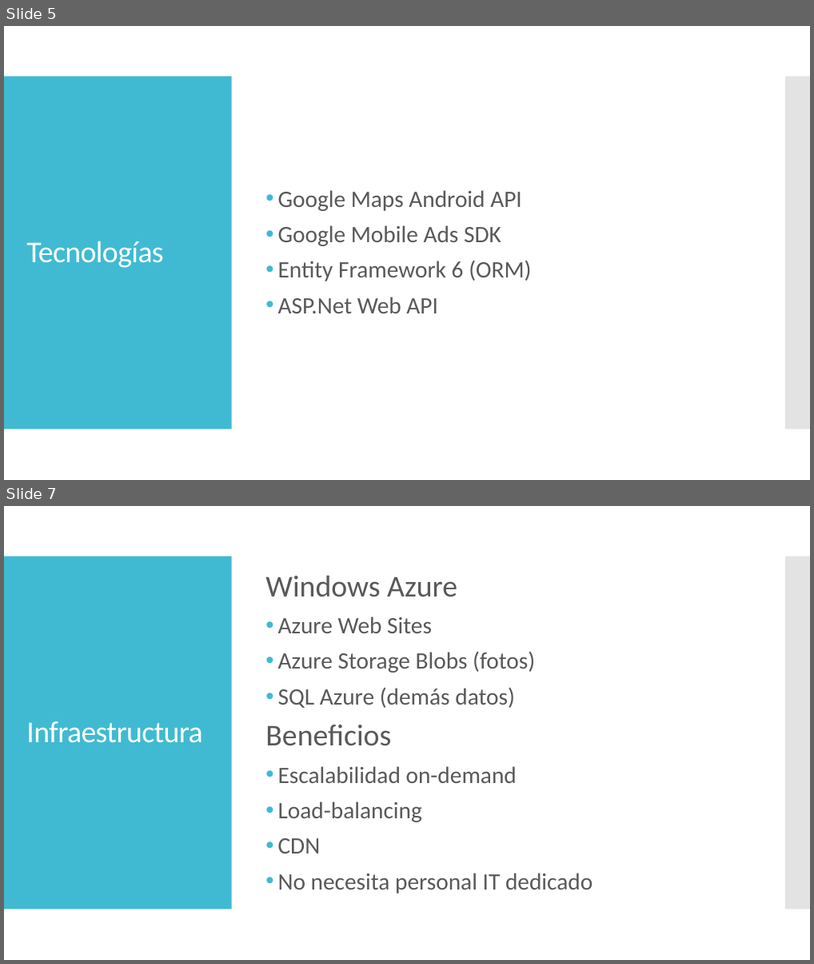
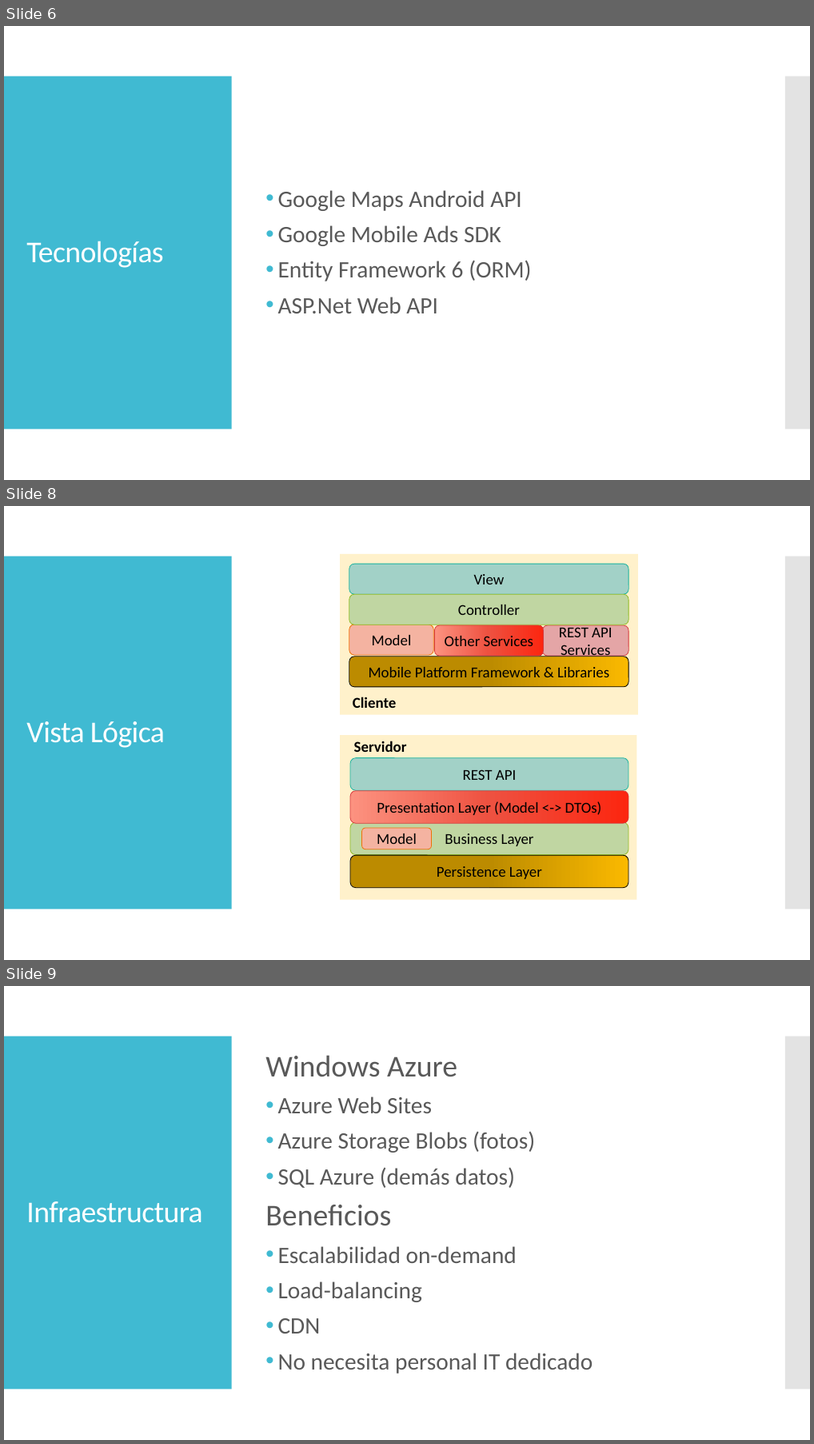
Before and after one commit to dschenkelman/taller-proyectos, a slide deck: Assets/PresentacionTecnica.pptx. Shown one above the other, each under a label of ours: slides 5 and 7 before the commit, slides 6, 8 and 9 after it; the slides between them are not shown. The pictures are 814x964 and 814x1444 pixels, drawn with LibreOffice and Linux fonts; fonts in the diff are those of the drawing. Boxes give left, top, right and bottom in pixels: in the first picture for what was removed or moved away, otherwise in the second. Text is boxed around its words. In the diff, an @@ line names an element or a change of style, - is before the commit and + after.

```diff
--- a/Assets/PresentacionTecnica.pptx
+++ b/Assets/PresentacionTecnica.pptx
@@ slide 8 added at <box>4,506,810,960</box>, background #FFFFFF; not listed: 2 template elements that a slide beside it also shows @@
@@ group added at <box>340,554,638,714</box>: 6 rounded rectangles, 1 rectangle, 1 text @@
+REST API Services
+Model
+View
+Controller
+Mobile Platform Framework & Libraries
+Other Services
+Cliente
@@ title added at <box>26,721,165,748</box>, 36 pt, text #FFFFFF @@
+Vista Lógica
@@ group added at <box>340,735,638,900</box>: 5 rounded rectangles, 1 rectangle, 1 text @@
+REST API
+Business Layer
+Persistence Layer
+Presentation Layer (Model <-> DTOs)
+Servidor
+Model
@@ what was slide 5 is now slide 6 @@
@@ what was slide 7 is now slide 9 @@
```
Also in this commit, not shown: 3 slides changed, 1 other slide added, 1 other file.
